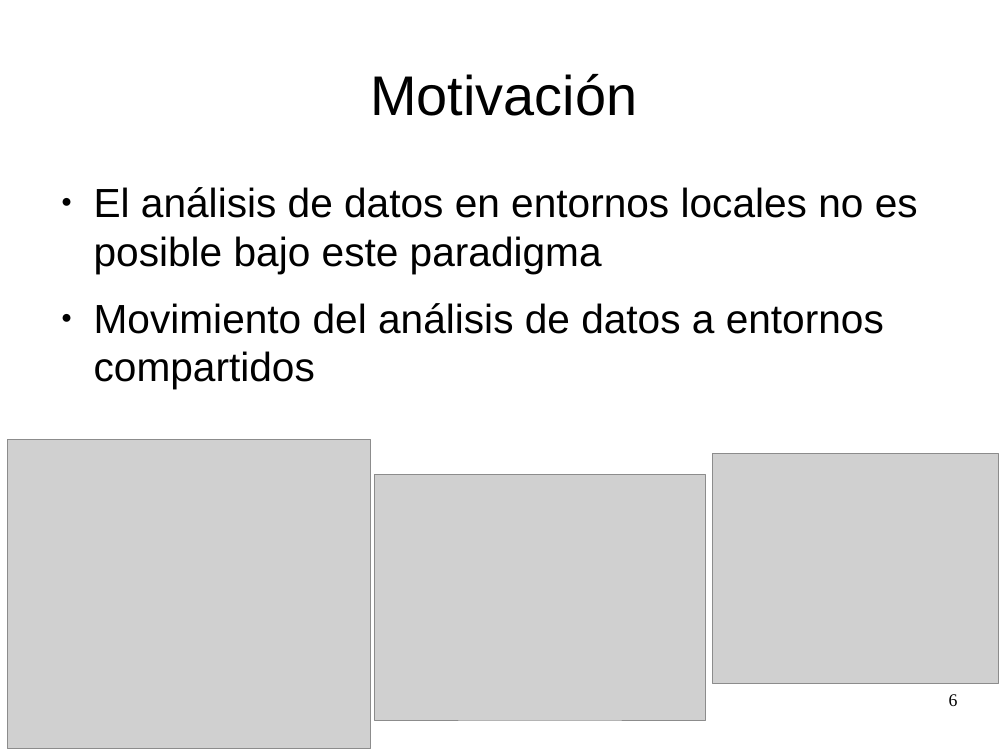
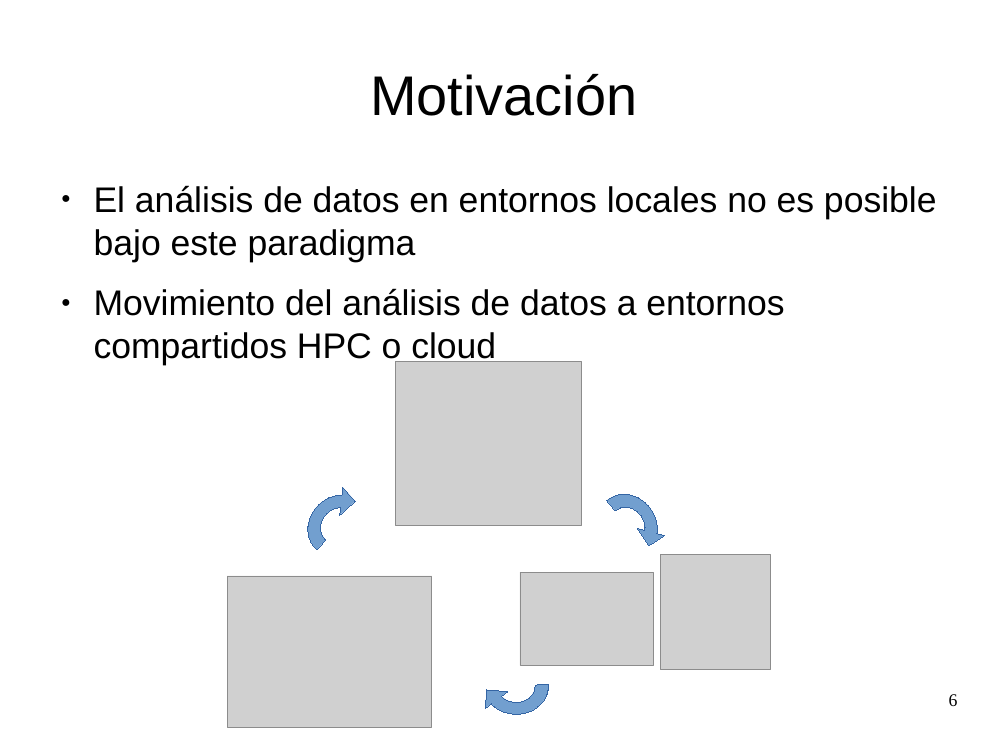
Before and after one commit to zequihg50/tfm, a slide deck: slide 6 of presentacion.odp. Drawn at 1008x756 pixels with LibreOffice and Linux fonts; fonts in the diff are those of the drawing; grey boxes stand for pictures. Boxes give left, top, right and bottom in pixels: in the first picture for what was removed or moved away, otherwise in the second. Text is boxed around its words. In the diff, an @@ line names an element or a change of style, - is before the commit and + after.

```diff
--- a/presentacion.odp
+++ b/presentacion.odp
@@ text at (94,185,937,262): size 32 to 28 pt in "El análisis de datos en entornos locales ..." @@
@@ text at (94,288,784,365): text changed; size 32 to 28 pt @@
-● Movimiento del análisis de datos a entornos compartidos
+● Movimiento del análisis de datos a entornos compartidos HPC o cloud
@@ picture added at (396,361,581,525) @@
@@ freeform shape added at (296,482,382,569), fill #729FCF, outline #3465A4 0 pt @@
@@ freeform shape added at (586,482,670,569), fill #729FCF, outline #3465A4 0 pt @@
@@ picture: place and size @@
-picture at (7,439,370,749)
+picture at (661,554,771,670)
@@ picture: place and size @@
-picture at (374,475,706,720)
+picture at (228,576,433,727)
@@ picture: place and size @@
-picture at (713,454,999,684)
+picture at (520,573,654,666)
@@ freeform shape added at (483,655,550,716), fill #729FCF, outline #3465A4 0 pt @@
```
Also in this commit, not shown: 16 other slides changed, 2 slides added, 2 slides removed, 1 other file.
